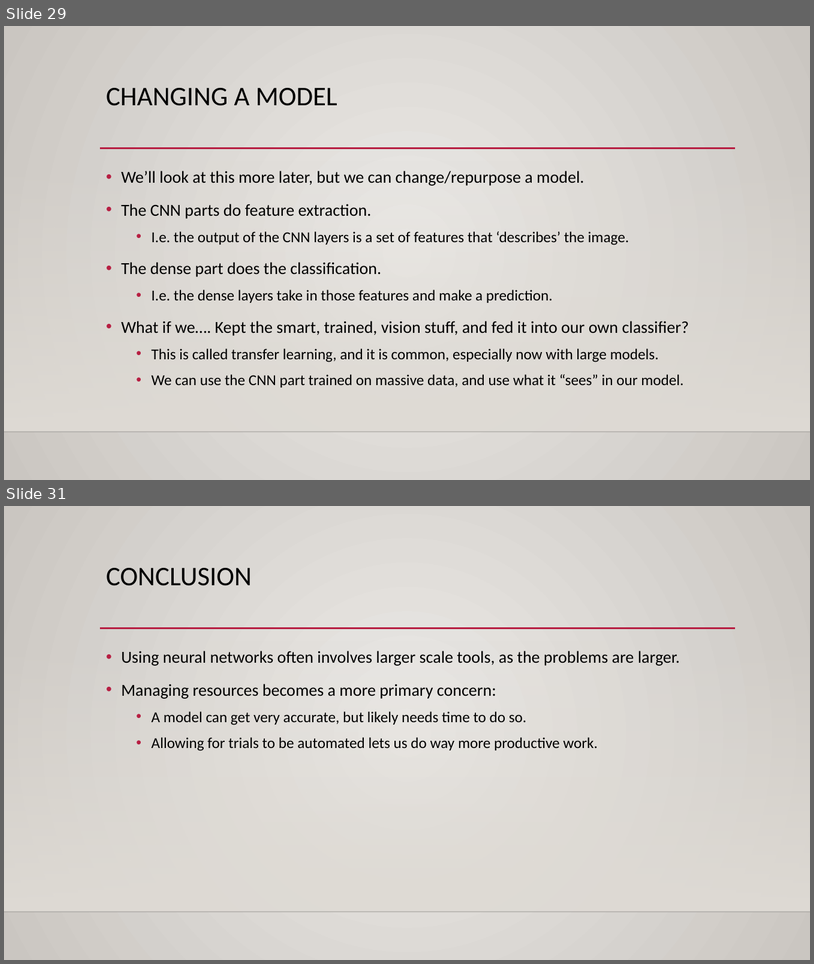
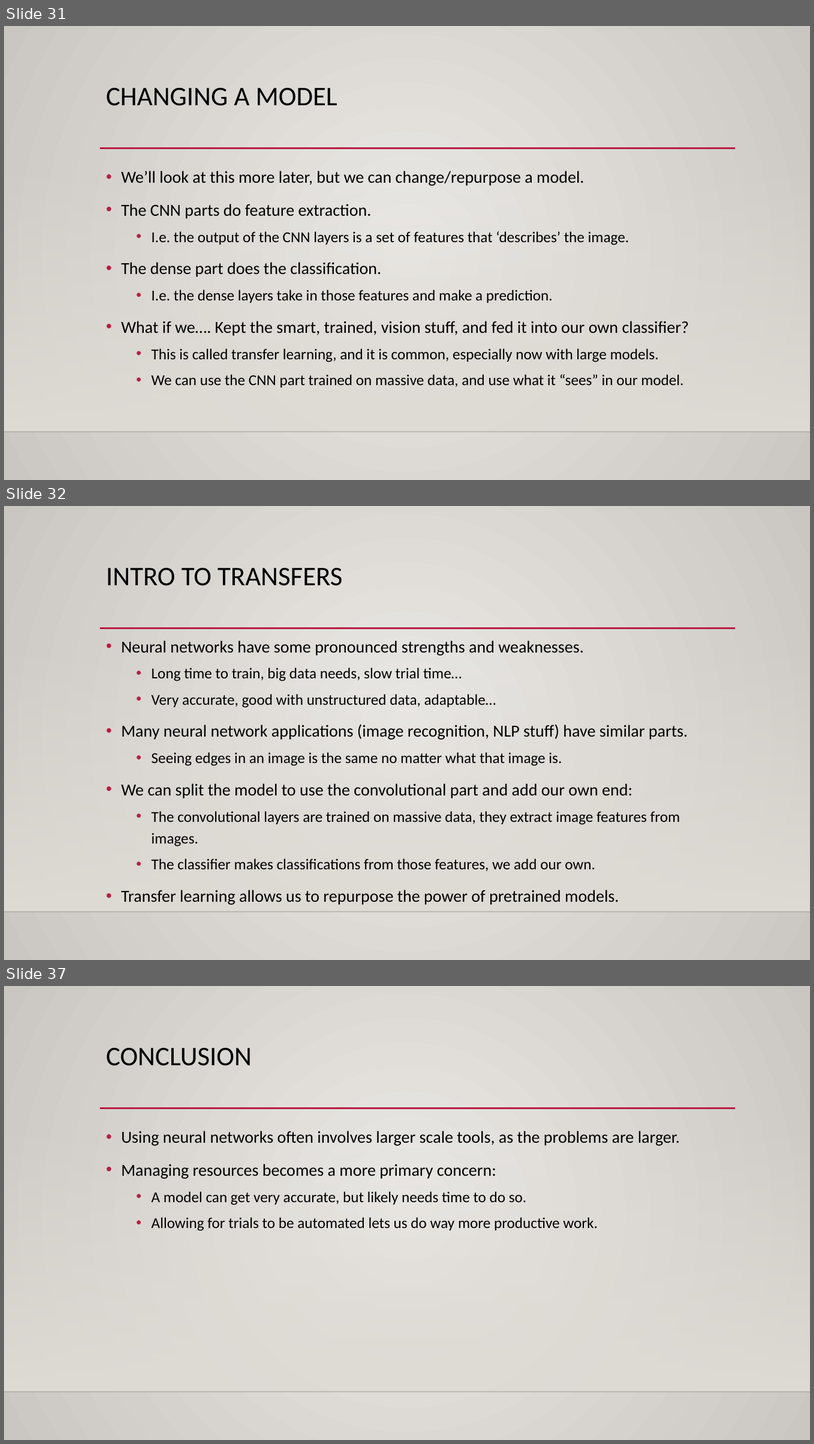
Before and after one commit to calvint13/Intro_to_Machine_Learning_Student_Workbooks, a slide deck: reference_content/Slides/tensorboard_cnn_2.pptx. Shown one above the other, each under a label of ours: slides 29 and 31 before the commit, slides 31, 32 and 37 after it; the slides between them are not shown. The pictures are 814x964 and 814x1444 pixels, drawn with LibreOffice and Linux fonts; fonts in the diff are those of the drawing; background and template pictures are left out. Boxes give left, top, right and bottom in pixels: in the first picture for what was removed or moved away, otherwise in the second. Text is boxed around its words. In the diff, an @@ line names an element or a change of style, - is before the commit and + after.

```diff
--- a/reference_content/Slides/tensorboard_cnn_2.pptx
+++ b/reference_content/Slides/tensorboard_cnn_2.pptx
@@ slide 32 added at (4, 506, 810, 960), background gradient #ECEAE7 to #CAC7C1; not listed: 3 template elements that a slide beside it also shows @@
@@ title added at (106, 568, 342, 586), 32 pt, text #000000 @@
+INTRO TO TRANSFERS
@@ text added at (121, 640, 688, 904), 18 pt, text #000000 @@
+• Neural networks have some pronounced strengths and weaknesses.
+  • Long time to train, big data needs, slow trial time…
+  • Very accurate, good with unstructured data, adaptable…
+• Many neural network applications (image recognition, NLP stuff) have similar parts.
+  • Seeing edges in an image is the same no matter what that image is.
+• We can split the model to use the convolutional part and add our own end:
+  • The convolutional layers are trained on massive data, they extract image features from images.
+  • The classifier makes classifications from those features, we add our own.
+• Transfer learning allows us to repurpose the power of pretrained models.
@@ what was slide 29 is now slide 31 @@
@@ what was slide 31 is now slide 37 @@
```
Also in this commit, not shown: 3 slides changed, 5 other slides added, 2 other files.
